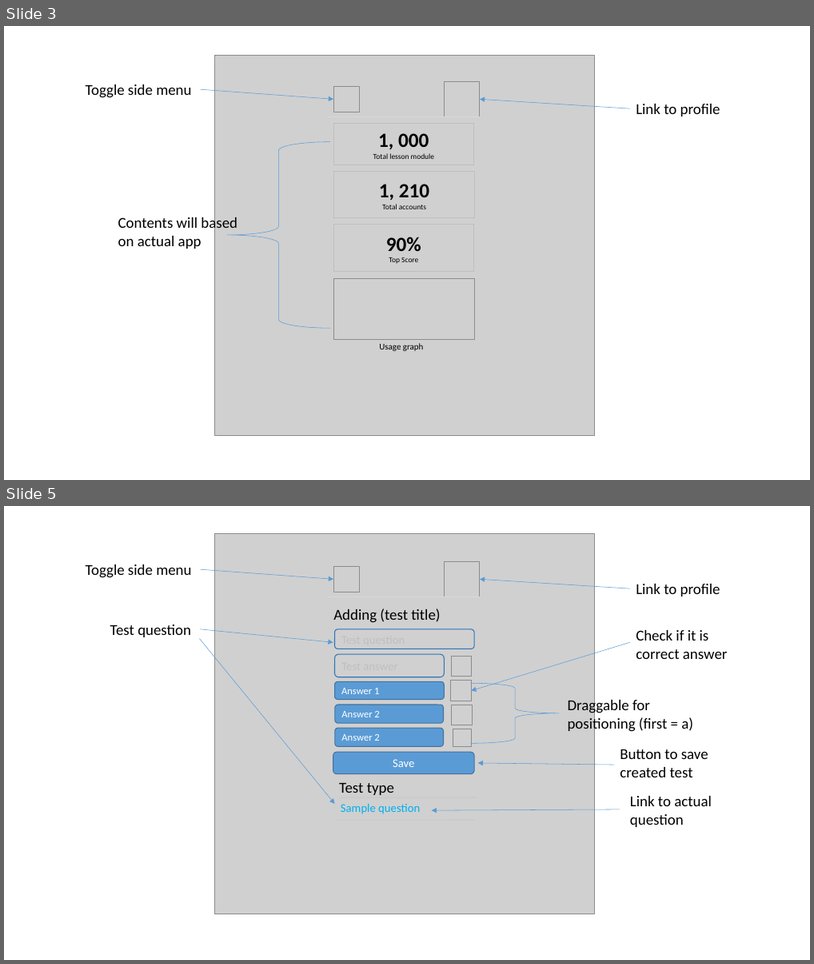
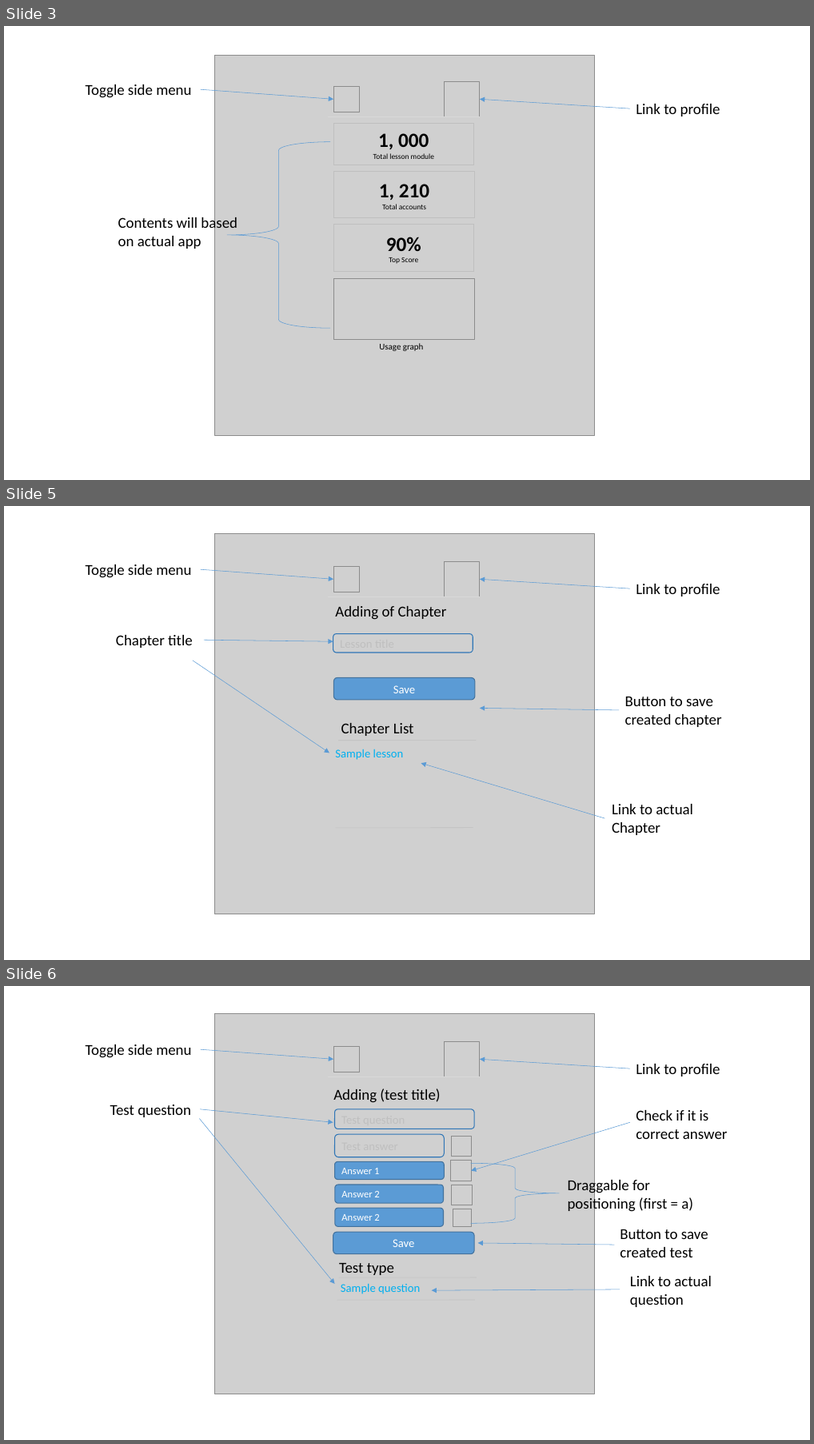
Before and after one commit to jegger06/edyscalculia_app, a slide deck: materials/documentation/eDyscalculia App Wireframe - Admin.pptx. Shown one above the other, each under a label of ours: slides 3 and 5 before the commit, slides 3, 5 and 6 after it; the slides between them are not shown. The pictures are 814x964 and 814x1444 pixels, drawn with LibreOffice and Linux fonts; fonts in the diff are those of the drawing; grey boxes stand for pictures. Boxes give left, top, right and bottom in pixels: in the first picture for what was removed or moved away, otherwise in the second. Text is boxed around its words. In the diff, an @@ line names an element or a change of style, - is before the commit and + after.

```diff
--- a/materials/documentation/eDyscalculia App Wireframe - Admin.pptx
+++ b/materials/documentation/eDyscalculia App Wireframe - Admin.pptx
@@ slide 5 added at <box>4,506,810,960</box>, background #FFFFFF @@
@@ picture added at <box>214,534,594,914</box> @@
@@ text added at <box>86,564,191,578</box>, 18 pt, text #000000 @@
+Toggle side menu
@@ arrow added from (201, 569) to (334, 579), #5B9BD5 0.5 pt @@
@@ picture added at <box>334,566,360,592</box> @@
@@ picture added at <box>445,561,480,596</box> @@
@@ line added from (328, 596) to (480, 596), #D9D9D9 0.5 pt @@
@@ arrow added from (630, 588) to (480, 579), #5B9BD5 0.5 pt @@
@@ text added at <box>636,584,721,596</box>, 18 pt, text #000000 @@
+Link to profile
@@ text added at <box>335,606,447,620</box>, 18 pt, text #000000 @@
+Adding of Chapter
@@ text added at <box>116,635,193,648</box>, 18 pt, text #000000 @@
+Chapter title
@@ arrow added from (204, 640) to (333, 641), #5B9BD5 0.5 pt @@
@@ rounded rectangle added at <box>333,634,473,652</box>, outline #2E75B6 1 pt @@
@@ arrow added from (193, 660) to (330, 753), #5B9BD5 0.5 pt @@
@@ rounded rectangle added at <box>334,678,475,700</box>, fill #5B9BD5, outline #43739E 1 pt, 14 pt, text #FFFFFF @@
+Save
@@ text added at <box>626,696,722,727</box>, 18 pt, text #000000 @@
+Button to save created chapter
@@ arrow added from (619, 710) to (480, 708), #5B9BD5 0.5 pt @@
@@ line added from (338, 740) to (477, 740), #BFBFBF 0.5 pt @@
@@ text added at <box>342,723,414,736</box>, 18 pt, text #000000 @@
+Chapter List
@@ text added at <box>335,749,404,760</box>, 14 pt, text #00B0F0 @@
+Sample lesson
@@ arrow added from (606, 818) to (422, 763), #5B9BD5 0.5 pt @@
@@ text added at <box>612,804,694,835</box>, 18 pt, text #000000 @@
+Link to actual Chapter
@@ line added from (335, 828) to (474, 828), #BFBFBF 0.5 pt @@
@@ what was slide 5 is now slide 6 @@
```
Also in this commit, not shown: 2 slides changed, 1 other file.
